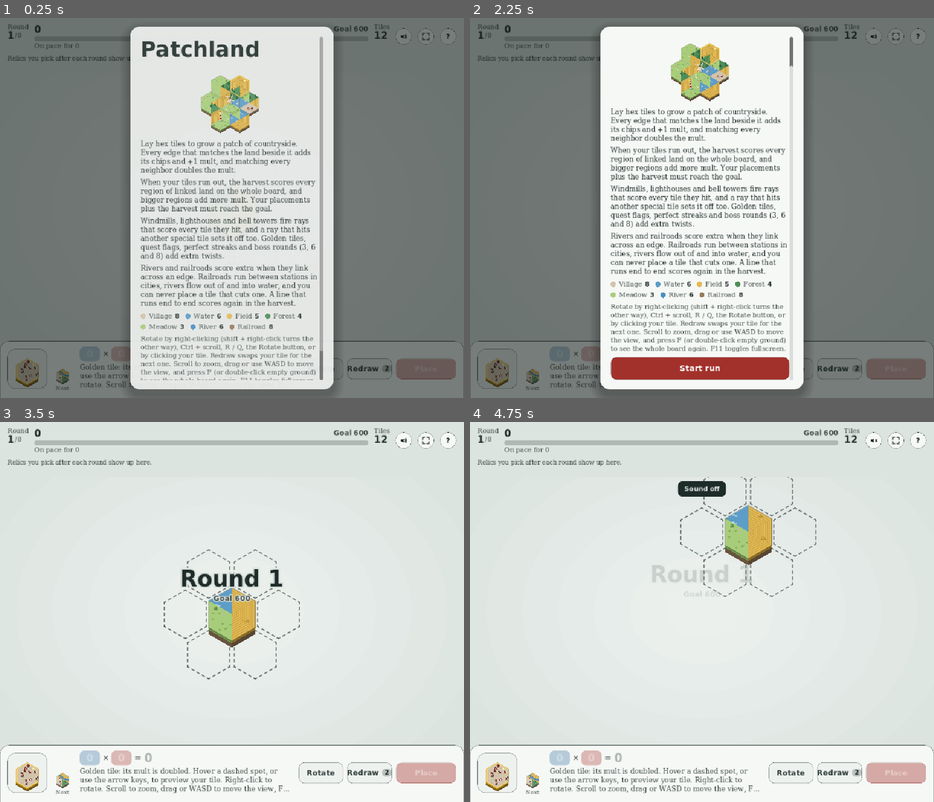
Above: before the commit, frames 1-4 (two rows, left to right).
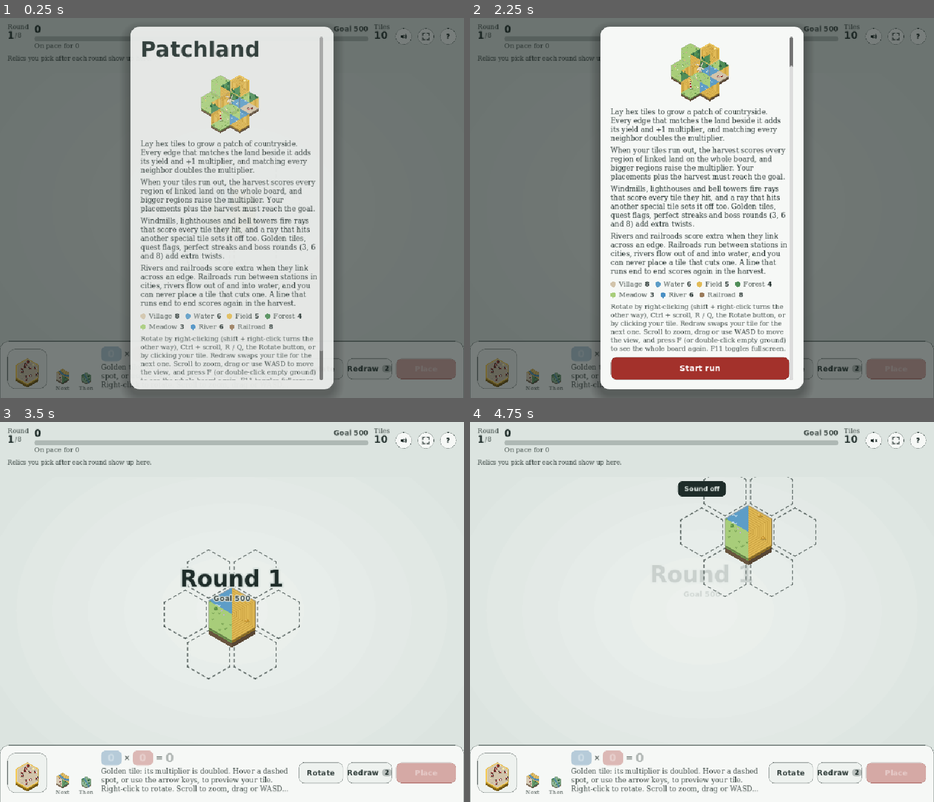
Above: after the commit, the same moments.

Repository: JakobBergelin/Patchland
Game: Godot game, scene res://main.tscn
Same seed, same stepped clock (60 frames per second), same inputs: the game is played once before the commit and once after it.
Inputs (mouse positions are in pixels of both pictures, inside the frame that each line leads up to):
- Up to frame 1 (0.25 s): no input
- Up to frame 2 (2.25 s): click "?" at 0.5 s; click (841, 367) at 1.25 s; click "Rotate" at 2 s
- Up to frame 3 (3.5 s): click "Start run" at 2.75 s
- Up to frame 4 (4.75 s): click (873, 441) at 3.5 s; tap Enter at 4.25 s; drag from (702, 612) to (748, 528) at 4.27 s

The runs differ from the first frame. In frame 1, 1.3% of the frame differs, in the area x 17-84%, y 2-98%; in frame 2, 1.4%; in frame 3, 1.8%; in frame 4, 1.8%.

Commit message:
Rename scoring terms, 10 tiles per round, harder goals, show next 2 tiles
Player-facing "chips"/"mult" are now "yield"/"multiplier" (relic and boss
descriptions, hints, popups, intro, tooltips on the score boxes), and
CLAUDE.md no longer names other games.

Rounds have 10 tiles (Defs.TILES_PER_ROUND). Goals are now
[500, 3200, 9500, 30000, 66000, 120000, 240000, 340000]: over 30 whole
runs the greedy bot wins 11 and the casual bot 2 (was 16/24 and 9/24).

The tray shows the next two tiles (RunState.nxt2); Fog hides both.

Fullscreen: the game brings its window to the front before switching
(Windows ignores mode changes without focus) and explains when it runs
embedded in the editor's Game tab, where fullscreen can't work.

Co-Authored-By: Claude Opus 5.5 <noreply@anthropic.com>

Diff:
--- a/patchland/core/defs.gd
+++ b/patchland/core/defs.gd
@@ -39,39 +39,41 @@
 const SKEYS := ["windmill", "lighthouse", "belltower"]
 
 const RELICS := [
-	{"id": "saw", "name": "Sawmill", "t": "forest", "desc": "Forest edges give +4 chips."},
-	{"id": "falu", "name": "Falu paint", "t": "village", "desc": "Village edges give +8 chips."},
-	{"id": "mill", "name": "Watermill", "t": "water", "desc": "Each matched water edge adds +1 mult."},
-	{"id": "harvest", "name": "Harvest fair", "t": "field", "desc": "+3 mult when a field edge matches."},
+	{"id": "saw", "name": "Sawmill", "t": "forest", "desc": "Forest edges give +4 yield."},
+	{"id": "falu", "name": "Falu paint", "t": "village", "desc": "Village edges give +8 yield."},
+	{"id": "mill", "name": "Watermill", "t": "water", "desc": "Each matched water edge adds +1 multiplier."},
+	{"id": "harvest", "name": "Harvest fair", "t": "field", "desc": "+3 multiplier when a field edge matches."},
 	{"id": "wild", "name": "Open meadow", "t": "meadow", "desc": "Meadow edges match any land."},
 	{"id": "ferry", "name": "Ferryman", "t": "water", "desc": "Water and village edges match each other."},
-	{"id": "plumb", "name": "Plumb line", "t": "village", "desc": "Perfect placements give ×3 mult instead of ×2."},
-	{"id": "patch", "name": "Patchwork", "t": "meadow", "desc": "+4 mult when you match 3 or more kinds of land at once."},
-	{"id": "almanac", "name": "Almanac", "t": "field", "desc": "Gains +1 mult for every perfect placement. Also counts in the harvest."},
-	{"id": "mono", "name": "Monoculture", "t": "forest", "desc": "+40 chips for tiles with only one kind of land."},
+	{"id": "plumb", "name": "Plumb line", "t": "village", "desc": "Perfect placements give ×3 multiplier instead of ×2."},
+	{"id": "patch", "name": "Patchwork", "t": "meadow", "desc": "+4 multiplier when you match 3 or more kinds of land at once."},
+	{"id": "almanac", "name": "Almanac", "t": "field", "desc": "Gains +1 multiplier for every perfect placement. Also counts in the harvest."},
+	{"id": "mono", "name": "Monoculture", "t": "forest", "desc": "+40 yield for tiles with only one kind of land."},
 	{"id": "carto", "name": "Cartographer", "t": "meadow", "desc": "+2 tiles every round."},
 	{"id": "second", "name": "Second thoughts", "t": "water", "desc": "+2 redraws every round."},
 	{"id": "goldsmith", "name": "Goldsmith", "t": "village", "desc": "Golden tiles show up three times as often."},
-	{"id": "surveyor", "name": "Surveyor", "t": "field", "desc": "Quests also give +3 mult to your next placement."},
-	{"id": "granary", "name": "Granary", "t": "field", "desc": "Field regions give double chips in the harvest."},
-	{"id": "oak", "name": "Old oak", "t": "forest", "desc": "Forest regions of 6+ tiles give +3 mult in the harvest."},
+	{"id": "surveyor", "name": "Surveyor", "t": "field", "desc": "Quests also give +3 multiplier to your next placement."},
+	{"id": "granary", "name": "Granary", "t": "field", "desc": "Field regions give double yield in the harvest."},
+	{"id": "oak", "name": "Old oak", "t": "forest", "desc": "Forest regions of 6+ tiles give +3 multiplier in the harvest."},
 	{"id": "miller", "name": "Miller", "t": "field", "desc": "Windmills fire twice."},
-	{"id": "keeper", "name": "Lamplighter", "t": "water", "desc": "Each special tile that fires adds +2 mult instead of +1."},
+	{"id": "keeper", "name": "Lamplighter", "t": "water", "desc": "Each special tile that fires adds +2 multiplier instead of +1."},
 	{"id": "rope", "name": "Bell rope", "t": "village", "desc": "Bell towers also ring tiles 2 steps away."},
 	{"id": "architect", "name": "Architect", "t": "meadow", "desc": "Special tiles show up twice as often."},
 ]
 
 const BOSSES := [
-	{"id": "drought", "name": "Drought", "desc": "Water gives no chips this round, harvest included."},
-	{"id": "blight", "name": "Blight", "desc": "Forest gives no chips this round, harvest included."},
-	{"id": "lean", "name": "Lean year", "desc": "Villages give no chips this round, harvest included."},
-	{"id": "fog", "name": "Fog", "desc": "You can’t see your next tile, and you get no redraws."},
+	{"id": "drought", "name": "Drought", "desc": "Water gives no yield this round, harvest included."},
+	{"id": "blight", "name": "Blight", "desc": "Forest gives no yield this round, harvest included."},
+	{"id": "lean", "name": "Lean year", "desc": "Villages give no yield this round, harvest included."},
+	{"id": "fog", "name": "Fog", "desc": "You can’t see your next tiles, and you get no redraws."},
 	{"id": "short", "name": "Short season", "desc": "You get 3 fewer tiles this round."},
 ]
 
 const BOSS_ROUNDS := [2, 5, 7]
 const ROUNDS := 8
-const GOALS := [600, 4000, 10000, 34000, 78000, 130000, 340000, 480000]
+## Tiles dealt each round (before Cartographer +2 and Short season -3).
+const TILES_PER_ROUND := 10
+const GOALS := [500, 3200, 9500, 30000, 66000, 120000, 240000, 340000]
 
 
 static func relic(id: String) -> Dictionary:
--- a/patchland/core/run_state.gd
+++ b/patchland/core/run_state.gd
@@ -25,6 +25,7 @@
 var survey_bonus := 0
 var cur: Tile
 var nxt: Tile
+var nxt2: Tile  # the tile after next (two upcoming tiles are shown)
 var busy := false
 var picks := 0
 var boss := ""
@@ -117,10 +118,11 @@
 	round_score = 0
 	var bi := Defs.BOSS_ROUNDS.find(round_idx)
 	boss = boss_order[bi] if bi >= 0 else ""
-	tiles_left = 12 + (2 if has_relic("carto") else 0) - (3 if boss == "short" else 0)
+	tiles_left = Defs.TILES_PER_ROUND + (2 if has_relic("carto") else 0) - (3 if boss == "short" else 0)
 	redraws = 0 if boss == "fog" else 2 + (2 if has_relic("second") else 0)
 	cur = make_tile()
 	nxt = make_tile()
+	nxt2 = make_tile()
 	busy = false
 	refresh_line_rule()
 	harvest_base = Rules.harvest_calc(self).total
@@ -141,7 +143,8 @@
 		return false
 	redraws -= 1
 	cur = nxt
-	nxt = make_tile()
+	nxt = nxt2
+	nxt2 = make_tile()
 	refresh_line_rule()
 	return true
 
@@ -160,7 +163,8 @@
 	busy = true
 	survey_bonus = 0
 	cur = nxt
-	nxt = make_tile()
+	nxt = nxt2
+	nxt2 = make_tile()
 	recompute_cands()
 	refresh_line_rule()
 	return {"entry": entry, "ev": ev, "events": events}
--- a/patchland/ui/game.gd
+++ b/patchland/ui/game.gd
@@ -40,6 +40,7 @@
 var relic_box: HBoxContainer
 var cur_view: TileView
 var nxt_view: TileView
+var nxt2_view: TileView
 var chips_panel: PanelContainer
 var mult_panel: PanelContainer
 var chips_lbl: Label
@@ -97,7 +98,7 @@
 	var cfg := ConfigFile.new()
 	if cfg.load(settings_path) == OK:
 		muted = cfg.get_value("game", "muted", false)
-		if cfg.get_value("game", "fullscreen", false) and DisplayServer.get_name() != "headless":
+		if cfg.get_value("game", "fullscreen", false) and DisplayServer.get_name() != "headless" and not Engine.is_embedded_in_editor():
 			DisplayServer.window_set_mode(DisplayServer.WINDOW_MODE_FULLSCREEN)
 
 
@@ -141,6 +142,12 @@
 
 
 func set_fullscreen(on: bool) -> void:
+	# A game embedded in the editor's Game tab can't change its window mode.
+	if Engine.is_embedded_in_editor():
+		toast("Fullscreen doesn't work inside the editor's Game tab. Turn off \"Embed Game on Next Play\" there and run again (F5), or run the exported game.")
+		return
+	# Windows ignores mode changes for a window without focus, so bring it forward first.
+	DisplayServer.window_move_to_foreground()
 	DisplayServer.window_set_mode(DisplayServer.WINDOW_MODE_FULLSCREEN if on else DisplayServer.WINDOW_MODE_WINDOWED)
 	_save_setting("fullscreen", on)
 	render_fullscreen()
@@ -410,6 +417,18 @@
 	nl.horizontal_alignment = HORIZONTAL_ALIGNMENT_CENTER
 	nxt_box.add_child(nl)
 	hand.add_child(nxt_box)
+	# the tile after next: smaller and fainter, so the order reads left to right
+	var nxt2_box := VBoxContainer.new()
+	nxt2_box.add_theme_constant_override("separation", 2)
+	nxt2_box.size_flags_vertical = Control.SIZE_SHRINK_END
+	nxt2_view = TileView.new()
+	nxt2_view.custom_minimum_size = Vector2(36, 36)
+	nxt2_view.modulate.a = 0.6
+	nxt2_box.add_child(nxt2_view)
+	var nl2 := _lbl("Then", 12, Pal.soft)
+	nl2.horizontal_alignment = HORIZONTAL_ALIGNMENT_CENTER
+	nxt2_box.add_child(nl2)
+	hand.add_child(nxt2_box)
 
 	var readout := VBoxContainer.new()
 	readout.size_flags_horizontal = Control.SIZE_EXPAND_FILL
@@ -420,6 +439,7 @@
 	calc.add_theme_constant_override("separation", 6)
 	readout.add_child(calc)
 	chips_panel = PanelContainer.new()
+	chips_panel.tooltip_text = "Yield: the points this placement earns before the multiplier"
 	chips_panel.add_theme_stylebox_override("panel", _sb(Pal.chips, 10, Color(0, 0, 0, 0), 0, Vector4(10, 2, 10, 2)))
 	chips_lbl = _lbl("0", 22, Color.WHITE, true)
 	chips_lbl.horizontal_alignment = HORIZONTAL_ALIGNMENT_CENTER
@@ -428,6 +448,7 @@
 	calc.add_child(chips_panel)
 	calc.add_child(_lbl("×", 18, Pal.soft))
 	mult_panel = PanelContainer.new()
+	mult_panel.tooltip_text = "Multiplier: the yield is multiplied by this"
 	mult_panel.add_theme_stylebox_override("panel", _sb(Pal.mult, 10, Color(0, 0, 0, 0), 0, Vector4(10, 2, 10, 2)))
 	mult_lbl = _lbl("0", 22, Color.WHITE, true)
 	mult_lbl.horizontal_alignment = HORIZONTAL_ALIGNMENT_CENTER
@@ -850,7 +871,7 @@
 			show_calc(acc.chips, acc.mult)
 			pop(mult_panel)
 			sfx.mult(0)
-			toast("Almanac +%d mult" % S.almanac))
+			toast("Almanac +%d multiplier" % S.almanac))
 	var regs: Array = H.regions.duplicate()
 	regs.sort_custom(func(a, b): return a.chips < b.chips or (a.chips == b.chips and a.n < b.n))
 	for r in regs:
@@ -877,7 +898,7 @@
 				acc.mult += r.mult
 				show_calc(acc.chips, acc.mult)
 				pop(mult_panel)
-				board.fx.float_at(lp.x, lp.y - 1.2, ("%s ×%d, %d %s: +%d mult" % [Defs.name_of(r.t), r.n, r.ends, "stations" if r.t == "rail" else "water ends", r.mult]) if r.has("ends") else ("%s ×%d: +%d mult" % [Defs.name_of(r.t), r.n, r.mult]), "mult", 0.9, true, 1000)
+				board.fx.float_at(lp.x, lp.y - 1.2, ("%s ×%d, %d %s: +%d multiplier" % [Defs.name_of(r.t), r.n, r.ends, "stations" if r.t == "rail" else "water ends", r.mult]) if r.has("ends") else ("%s ×%d: +%d multiplier" % [Defs.name_of(r.t), r.n, r.mult]), "mult", 0.9, true, 1000)
 				sfx.mult(mini(10, r.mult))
 				board.shake(minf(3, 0.5 + r.mult * 0.5)))
 		else:
@@ -908,7 +929,7 @@
 				acc.mult += add
 				show_calc(acc.chips, acc.mult)
 				pop(mult_panel)
-				board.fx.float_at(sp.x, sp.y - 1.3, "%s +%d mult" % [Defs.SPECIALS[src.tile.special].name, add], "mult", 0.9, true, 1000)
+				board.fx.float_at(sp.x, sp.y - 1.3, "%s +%d multiplier" % [Defs.SPECIALS[src.tile.special].name, add], "mult", 0.9, true, 1000)
 				sfx.mult(6)
 				board.shake(1.5))
 	step_q(700, func():
@@ -1167,15 +1188,15 @@
 	if t.special != "":
 		return out + "%s: %s Every tile hit scores its land again, and hitting another special sets it off. " % [Defs.SPECIALS[t.special].name, Defs.SPECIALS[t.special].desc]
 	if t.is_station():
-		out += "Station: railroads start and end in cities. A line between two stations scores in the harvest, +1 mult per station. "
+		out += "Station: railroads start and end in cities. A line between two stations scores in the harvest, +1 multiplier per station. "
 	elif t.feature() == "rail":
-		out += "Railroad: link track for +8 chips and +1 mult per edge. Track must meet track. "
+		out += "Railroad: link track for +8 yield and +1 multiplier per edge. Track must meet track. "
 	elif t.feature() == "river":
-		out += "River: flows out of and into water. Link it for +6 chips and +1 mult per edge; it can't be cut. A river that reaches water at both ends scores in the harvest. "
+		out += "River: flows out of and into water. Link it for +6 yield and +1 multiplier per edge; it can't be cut. A river that reaches water at both ends scores in the harvest. "
 	if t.has_quest():
 		return out + "Quest: link %d %s tiles through matching edges. " % [t.quest.need, Defs.TER[t.quest.t].name.to_lower()]
 	if t.gold:
-		return out + "Golden tile: its mult is doubled. "
+		return out + "Golden tile: its multiplier is doubled. "
 	return out
 
 
@@ -1210,13 +1231,13 @@
 				var nm := Defs.name_of(cur_eval.feat_kind[i]).to_lower()
 				if not kinds.has(nm):
 					kinds.append(nm)
-		h += " Links %s: +%d chips, +%d mult." % [" and ".join(kinds), cur_eval.feat_sum, cur_eval.feat_matches]
+		h += " Links %s: +%d yield, +%d multiplier." % [" and ".join(kinds), cur_eval.feat_sum, cur_eval.feat_matches]
 	var hits := Rules.count_hits(cur_eval.events)
 	if hits:
-		h += " Rays hit %d tile%s for +%d chips." % [hits, "s" if hits > 1 else "", cur_eval.ray_chips]
+		h += " Rays hit %d tile%s for +%d yield." % [hits, "s" if hits > 1 else "", cur_eval.ray_chips]
 	var extras: Array[String] = []
 	if cur_eval.chip_add:
-		extras.append("Monoculture +%d chips" % cur_eval.chip_add)
+		extras.append("Monoculture +%d yield" % cur_eval.chip_add)
 	for a in cur_eval.adds:
 		extras.append("%s +%d" % [a[0], a[1]])
 	for m in cur_eval.muls:
@@ -1255,6 +1276,8 @@
 	cur_view.tile = S.cur
 	nxt_view.tile = S.nxt
 	nxt_view.fogged = S.boss == "fog"
+	nxt2_view.tile = S.nxt2
+	nxt2_view.fogged = S.boss == "fog"
 
 
 func toast(msg: String) -> void:
@@ -1435,8 +1458,8 @@
 	cv.list = hero
 	cv.custom_minimum_size = Vector2(SHEET_W - 44, 150)
 	sheet_box.add_child(cv)
-	sheet_box.add_child(_para("Lay hex tiles to grow a patch of countryside. Every edge that matches the land beside it adds its chips and +1 mult, and matching every neighbor doubles the mult."))
-	sheet_box.add_child(_para("When your tiles run out, the harvest scores every region of linked land on the whole board, and bigger regions add more mult. Your placements plus the harvest must reach the goal."))
+	sheet_box.add_child(_para("Lay hex tiles to grow a patch of countryside. Every edge that matches the land beside it adds its yield and +1 multiplier, and matching every neighbor doubles the multiplier."))
+	sheet_box.add_child(_para("When your tiles run out, the harvest scores every region of linked land on the whole board, and bigger regions raise the multiplier. Your placements plus the harvest must reach the goal."))
 	sheet_box.add_child(_para("Windmills, lighthouses and bell towers fire rays that score every tile they hit, and a ray that hits another special tile sets it off too. Golden tiles, quest flags, perfect streaks and boss rounds (3, 6 and 8) add extra twists."))
 	sheet_box.add_child(_para("Rivers and railroads score extra when they link across an edge. Railroads run between stations in cities, rivers flow out of and into water, and you can never place a tile that cuts one. A line that runs end to end scores again in the harvest."))
 	var legend := HFlowContainer.new()
Not shown, changed: patchland/CLAUDE.md
